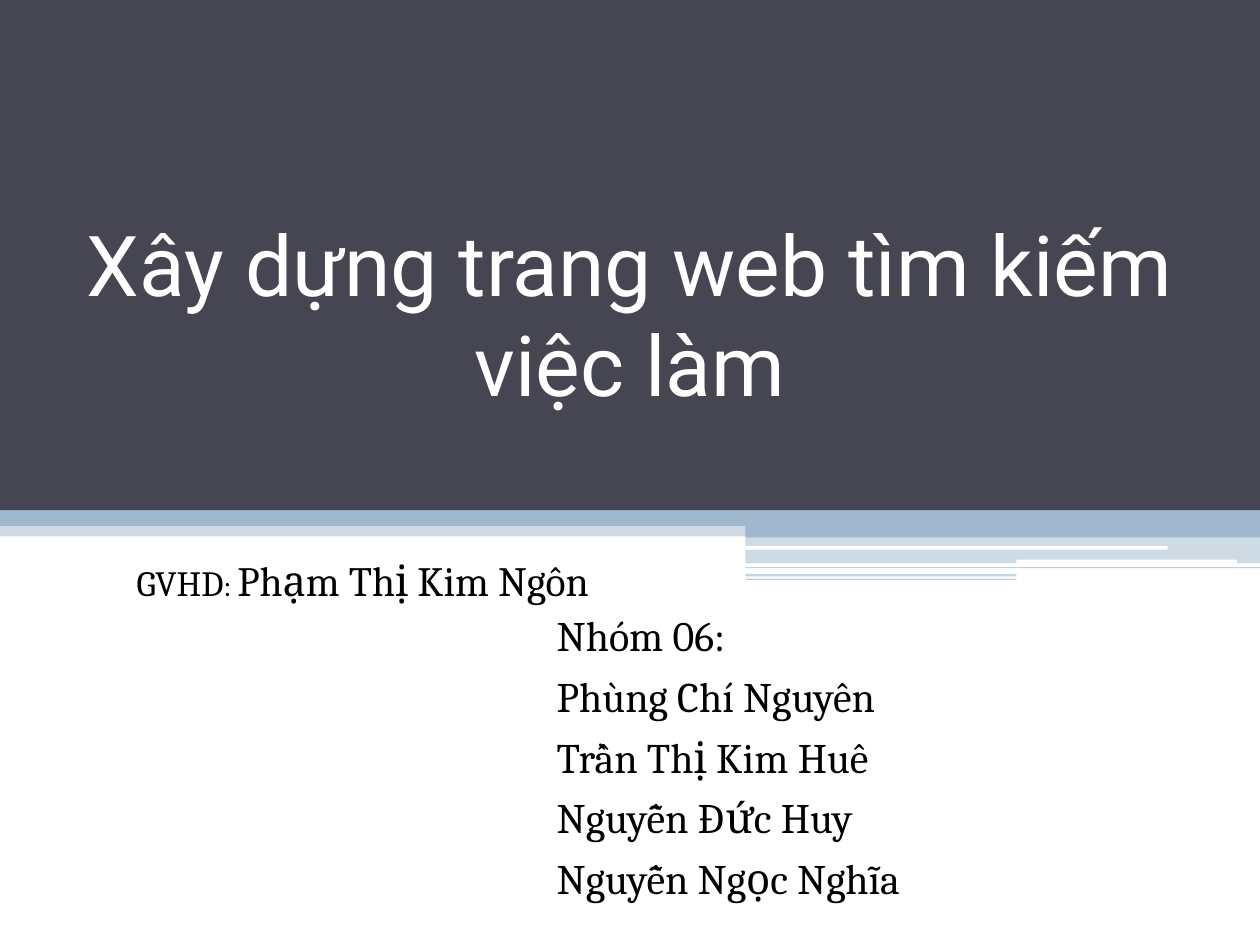
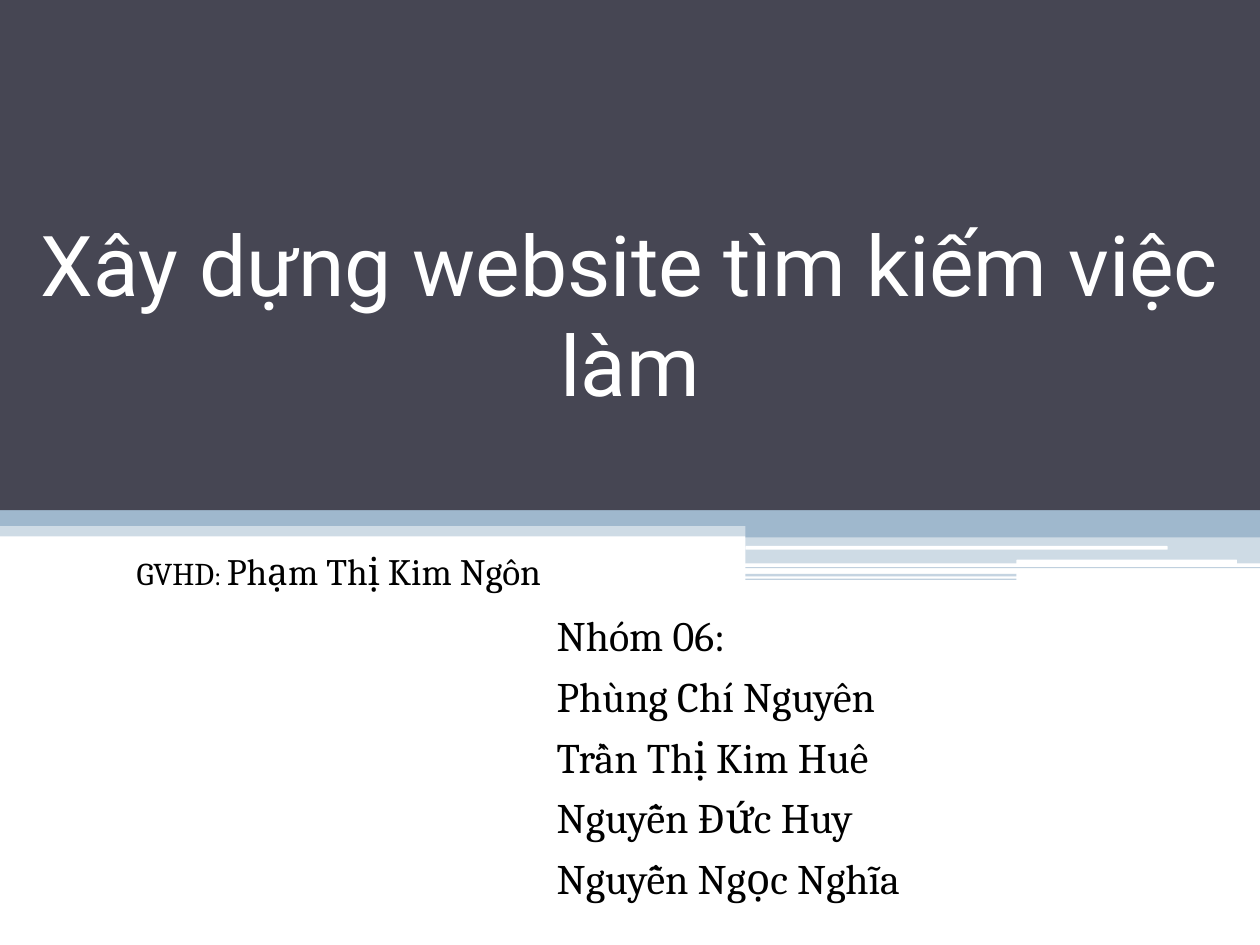
Before and after one commit to googlecode-mirror/jobfinder-docs, a slide deck: slide 1 of Docs/JobFinder.pptx. Drawn at 1260x945 pixels with LibreOffice and Linux fonts; fonts in the diff are those of the drawing. Boxes give left, top, right and bottom in pixels: in the first picture for what was removed or moved away, otherwise in the second. Text is boxed around its words. In the diff, an @@ line names an element or a change of style, - is before the commit and + after.

```diff
--- a/Docs/JobFinder.pptx
+++ b/Docs/JobFinder.pptx
@@ title at <box>41,227,1217,397</box>: text changed @@
-Xây dựng trang web tìm kiếm việc làm
+Xây dựng website tìm kiếm việc làm
@@ subtitle "GVHD: Phạm Thị Kim Ngôn" at <box>137,559,541,593</box>: size 20.3 to 18.1 pt, size 16.8 to 15 pt in "GVHD:"; size 23.8 to 21.2 pt in "Phạm Thị Kim Ngôn" @@
```
Also in this commit, not shown: 6 other slides changed.
